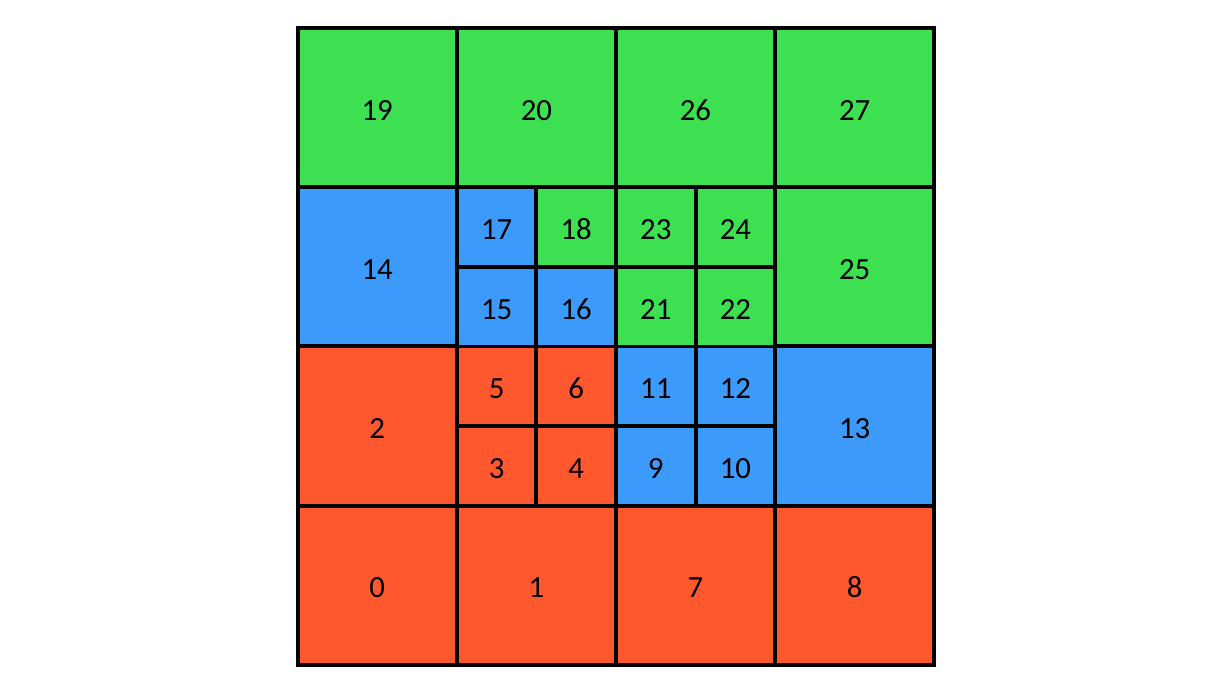
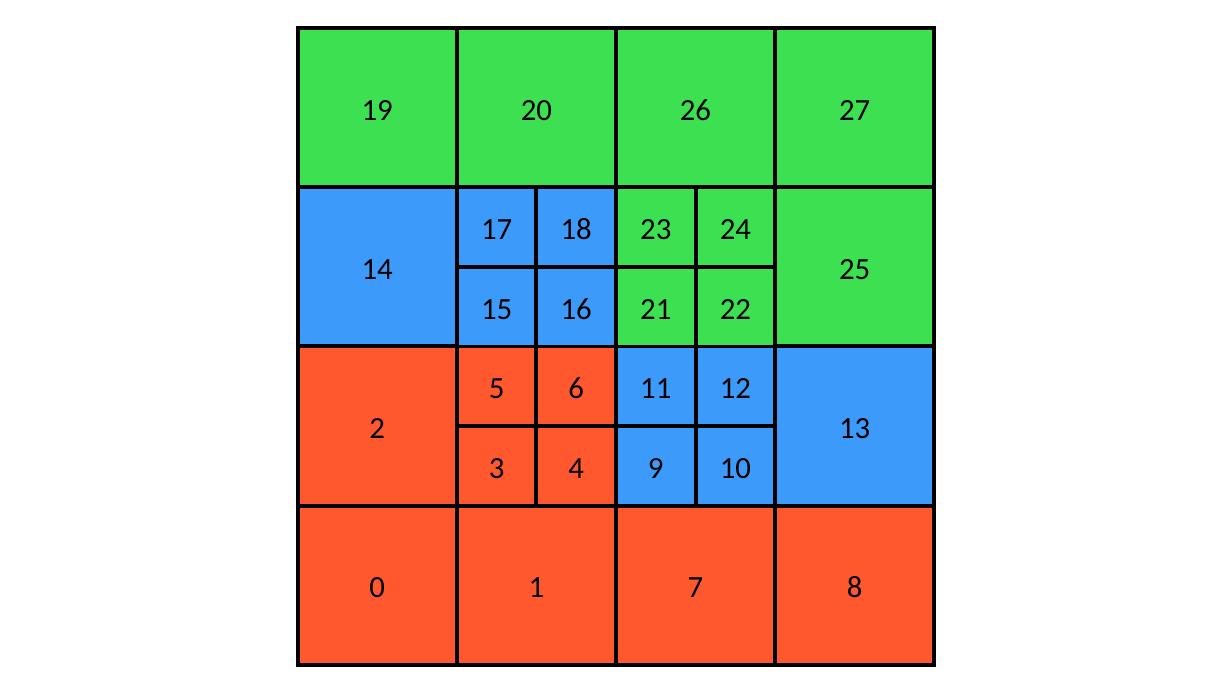
Before and after one commit to DamynChipman/Dissertation, a slide deck: slide 11 of src/figures/figures.pptx (slide 8 before the commit). Drawn at 1232x693 pixels with LibreOffice and Linux fonts; fonts in the diff are those of the drawing. Boxes give left, top, right and bottom in pixels: in the first picture for what was removed or moved away, otherwise in the second. Text is boxed around its words. In the diff, an @@ line names an element or a change of style, - is before the commit and + after.

```diff
--- a/src/figures/figures.pptx
+++ b/src/figures/figures.pptx
@@ rectangle "18" at [537,188,616,267]: fill #3CE050 to #3C9BFA @@
```
Also in this commit, not shown: 1 other slide changed, 3 slides added, 10 other files.
